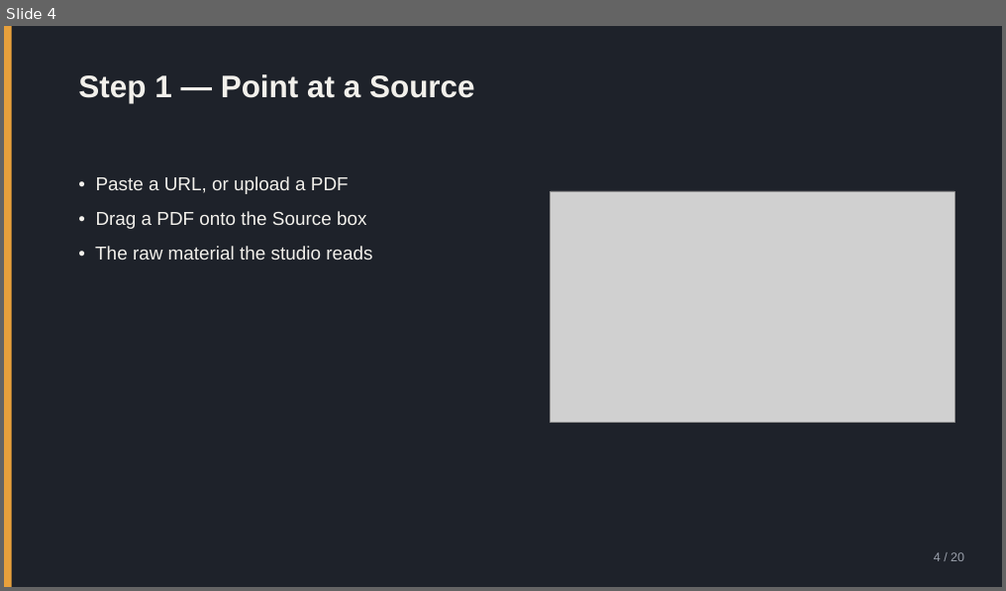
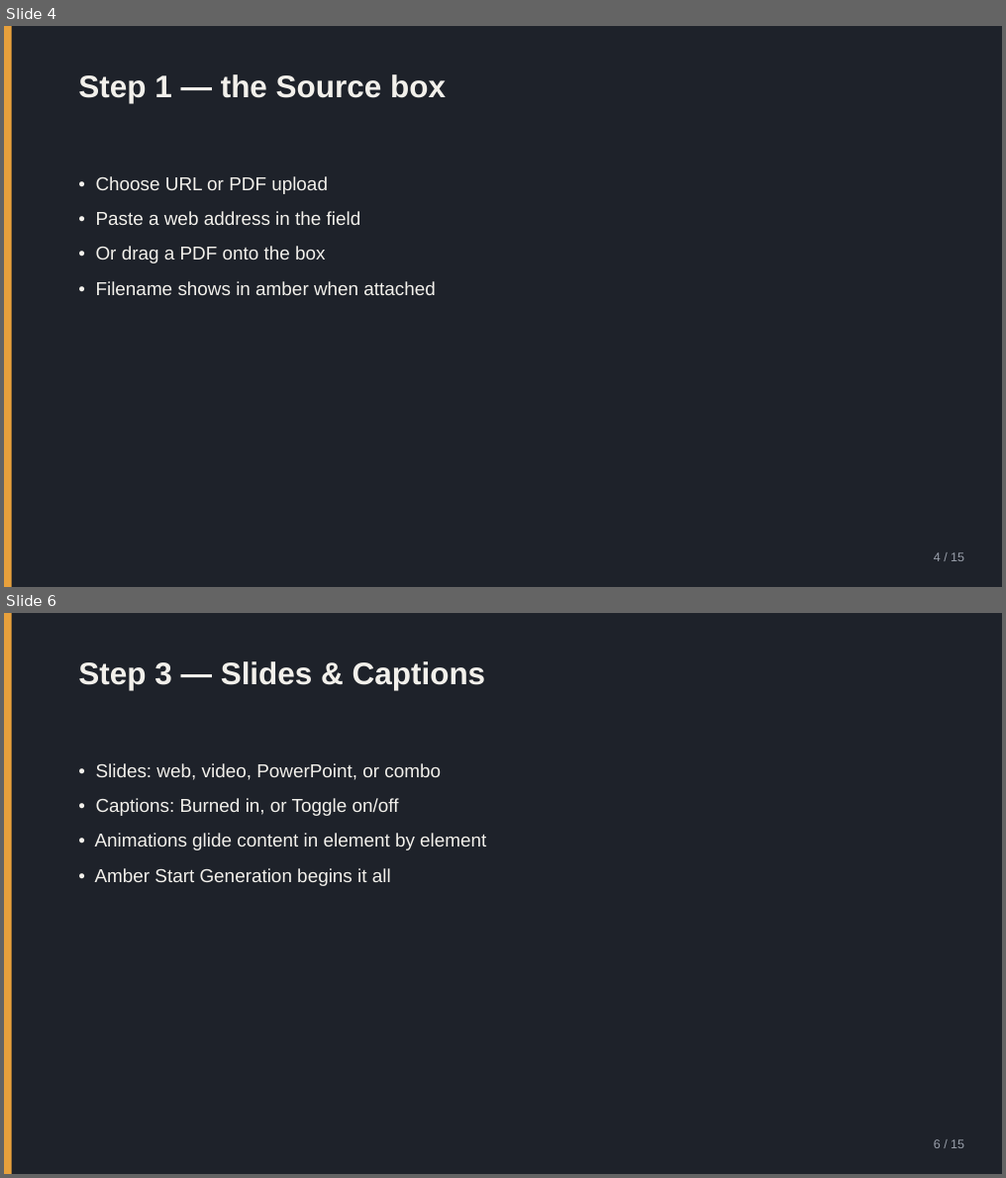
Before and after one commit to nikolaidk/voice, a slide deck: docs/user-guide.pptx. Shown one above the other, each under a label of ours: slide 4 before the commit, slides 4 and 6 after it; the slides between them are not shown. The pictures are 1006x591 and 1006x1178 pixels, drawn with LibreOffice and Linux fonts; fonts in the diff are those of the drawing; grey boxes stand for pictures. Boxes give left, top, right and bottom in pixels: in the first picture for what was removed or moved away, otherwise in the second. Text is boxed around its words. In the diff, an @@ line names an element or a change of style, - is before the commit and + after.

```diff
--- a/docs/user-guide.pptx
+++ b/docs/user-guide.pptx
@@ slide 6 added at [4,613,1002,1174], background #1E222A @@
@@ rectangle added at [4,613,12,1174], fill #E8A13C @@
@@ text added at [78,662,486,690], 30 pt, text #F2F0EB, bold @@
+Step 3 — Slides & Captions
@@ text added at [95,763,486,886], 18 pt, text #F2F0EB @@
+• Slides: web, video, PowerPoint, or combo
+• Captions: Burned in, or Toggle on/off
+• Animations glide content in element by element
+• Amber Start Generation begins it all
@@ text added at [934,1140,964,1149], 12 pt, text #9AA0AB @@
+6 / 15
@@ slide 4 changed as well @@
@@ text at [78,75,446,103]: text changed @@
-Step 1 — Point at a Source
+Step 1 — the Source box
@@ text at [96,176,435,295]: text changed @@
-• Paste a URL, or upload a PDF
-• Drag a PDF onto the Source box
-• The raw material the studio reads
+• Choose URL or PDF upload
+• Paste a web address in the field
+• Or drag a PDF onto the box
+• Filename shows in amber when attached
@@ picture removed at [550,191,954,422] @@
@@ text at [934,553,964,562]: text changed @@
-4 / 20
+4 / 15
```
Also in this commit, not shown: 8 other slides changed, 5 other slides added, 11 slides removed, 2 other files.
